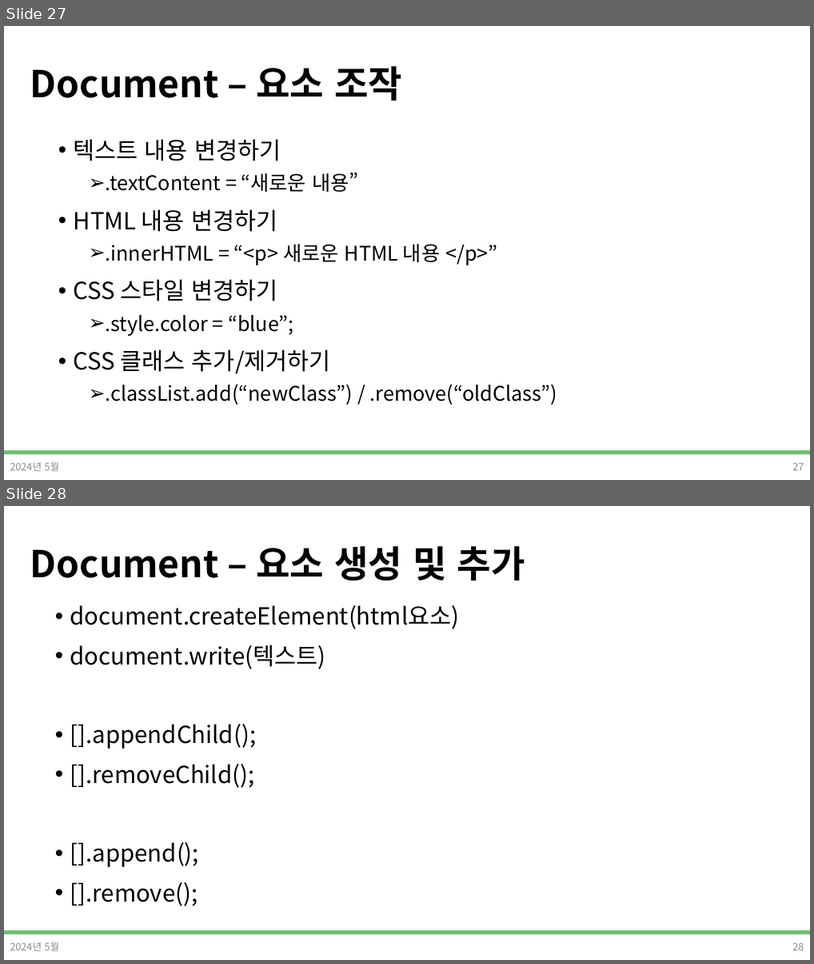
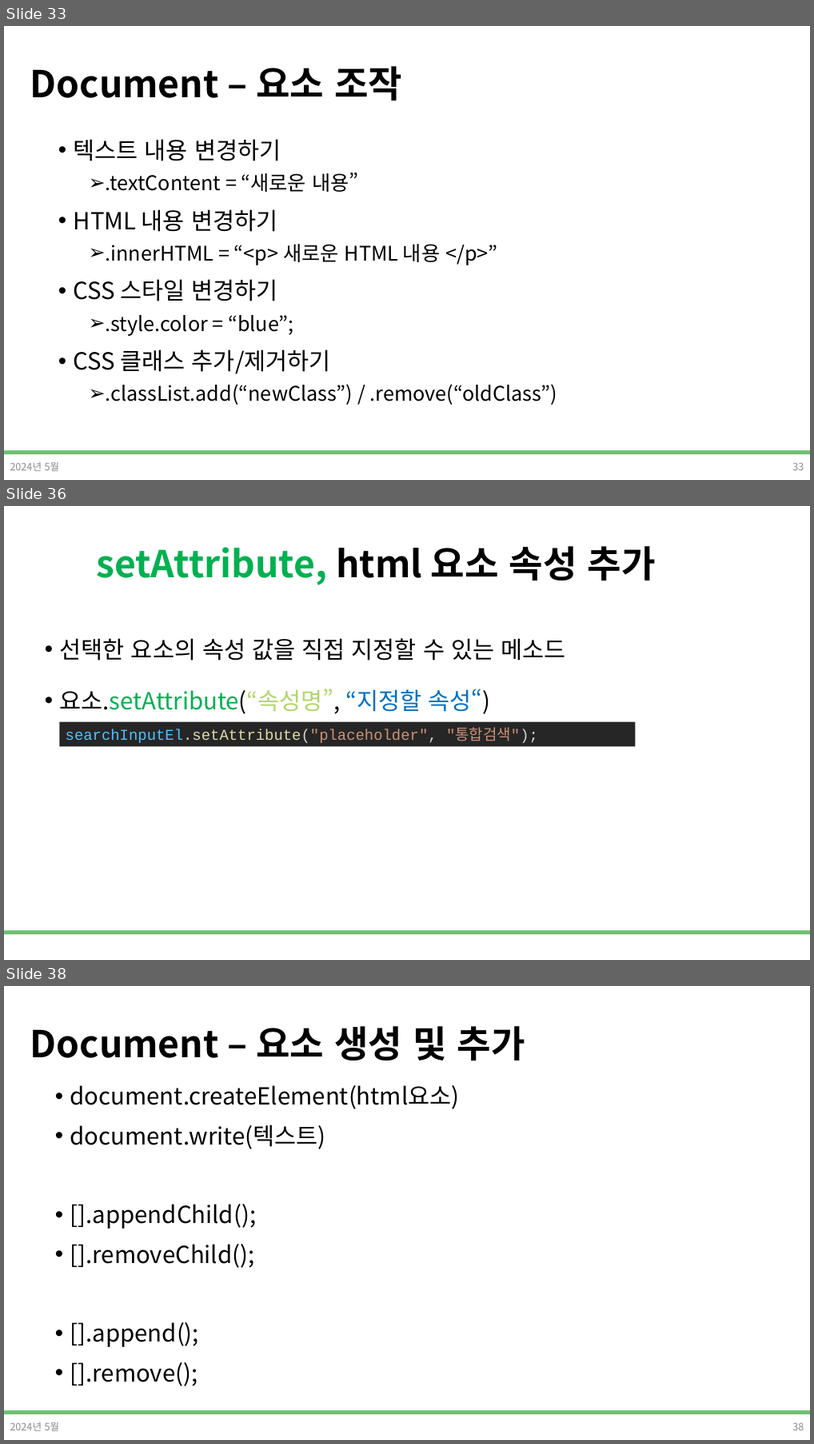
Before and after one commit to DevDamon0527/SeSAC_Yeongdeungpo_Campus_6th, a slide deck: material/[SeSAC_YDP_6] 04_2_Javascript_표준객체,DOM.pptx. Shown one above the other, each under a label of ours: slides 27 and 28 before the commit, slides 33, 36 and 38 after it; the slides between them are not shown. The pictures are 814x964 and 814x1444 pixels, drawn with LibreOffice and Linux fonts; fonts in the diff are those of the drawing; background and template pictures are left out. Boxes give left, top, right and bottom in pixels: in the first picture for what was removed or moved away, otherwise in the second. Text is boxed around its words. In the diff, an @@ line names an element or a change of style, - is before the commit and + after.

```diff
--- a/material/[SeSAC_YDP_6] 04_2_Javascript_표준객체,DOM.pptx
+++ b/material/[SeSAC_YDP_6] 04_2_Javascript_표준객체,DOM.pptx
@@ slide 36 added at <box>4,506,810,960</box>, background #FFFFFF; not listed: 1 template element that a slide beside it also shows @@
@@ title added at <box>96,546,656,585</box>, 44 pt, text #00B050, bold @@
+setAttribute, html 요소 속성 추가
@@ text added at <box>60,638,566,714</box>, 28 pt, text #000000 @@
+• 선택한 요소의 속성 값을 직접 지정할 수 있는 메소드
+• 요소.setAttribute(“속성명”, “지정할 속성“)
@@ rectangle added at <box>60,722,635,746</box>, fill #262626, 18 pt, text #CE9178 @@
+searchInputEl.setAttribute("placeholder", "통합검색");
@@ what was slide 27 is now slide 33 @@
@@ page number at <box>793,463,804,470</box>: text changed @@
-27
+33
@@ what was slide 28 is now slide 38 @@
```
Also in this commit, not shown: 2 slides changed, 16 other slides added, 7 other files.
